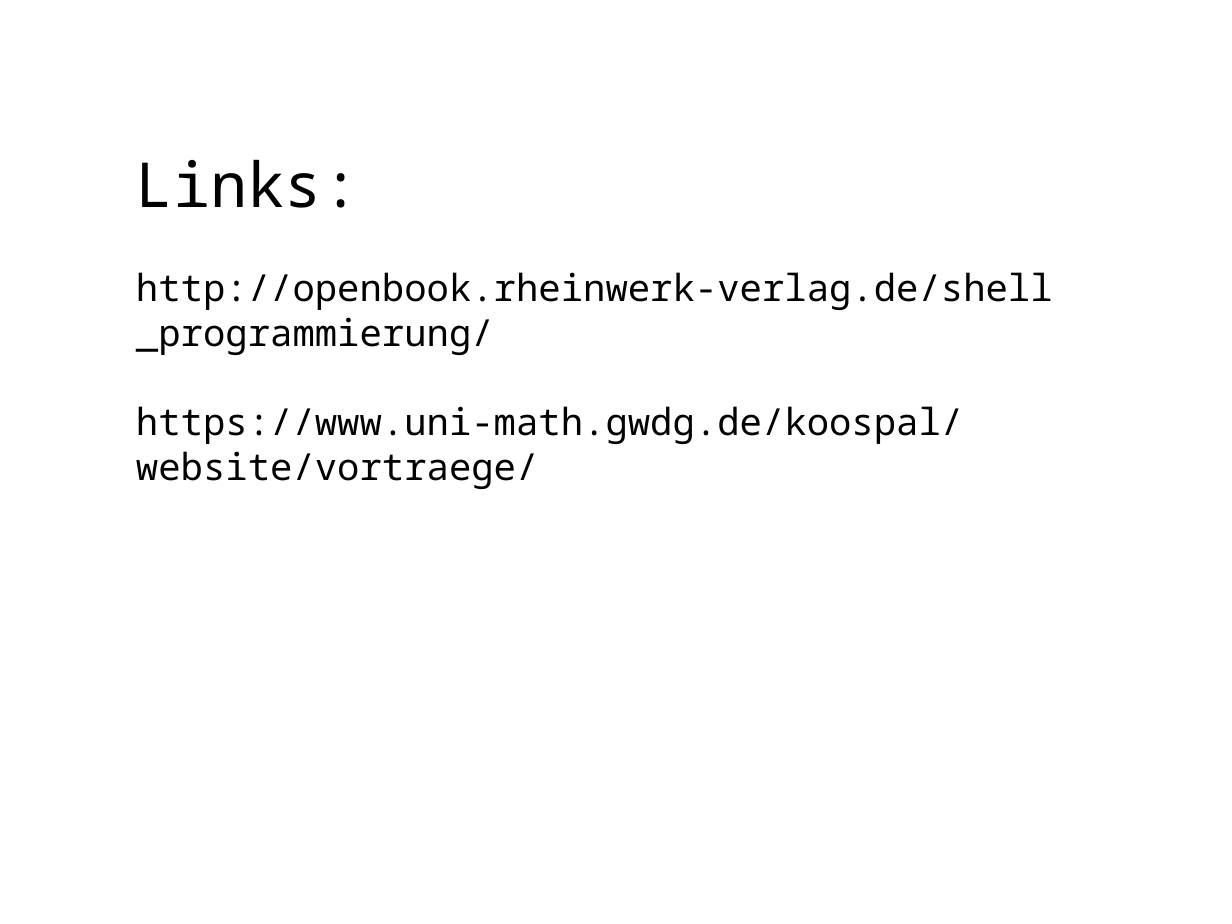
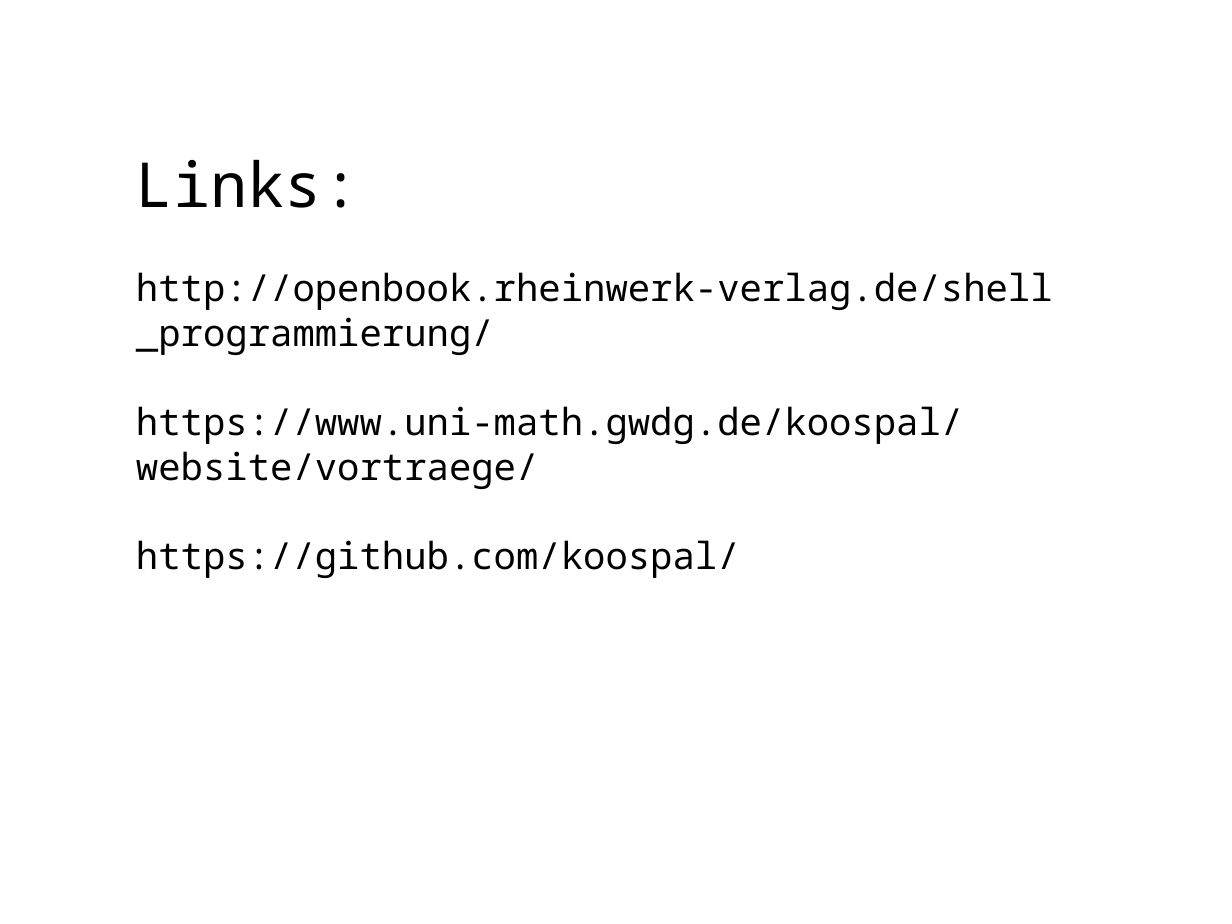
Before and after one commit to koospal/docker, a slide deck: slide 73 of bash/2019-bashing.odp. Drawn at 1232x924 pixels with LibreOffice and Linux fonts; fonts in the diff are those of the drawing; background and template pictures are left out. Boxes give left, top, right and bottom in pixels: in the first picture for what was removed or moved away, otherwise in the second. Text is boxed around its words. In the diff, an @@ line names an element or a change of style, - is before the commit and + after.

Commit message:
new version

```diff
--- a/bash/2019-bashing.odp
+++ b/bash/2019-bashing.odp
@@ text at bbox=[136, 540, 740, 578]: paragraph added @@
+https://github.com/koospal/
```
